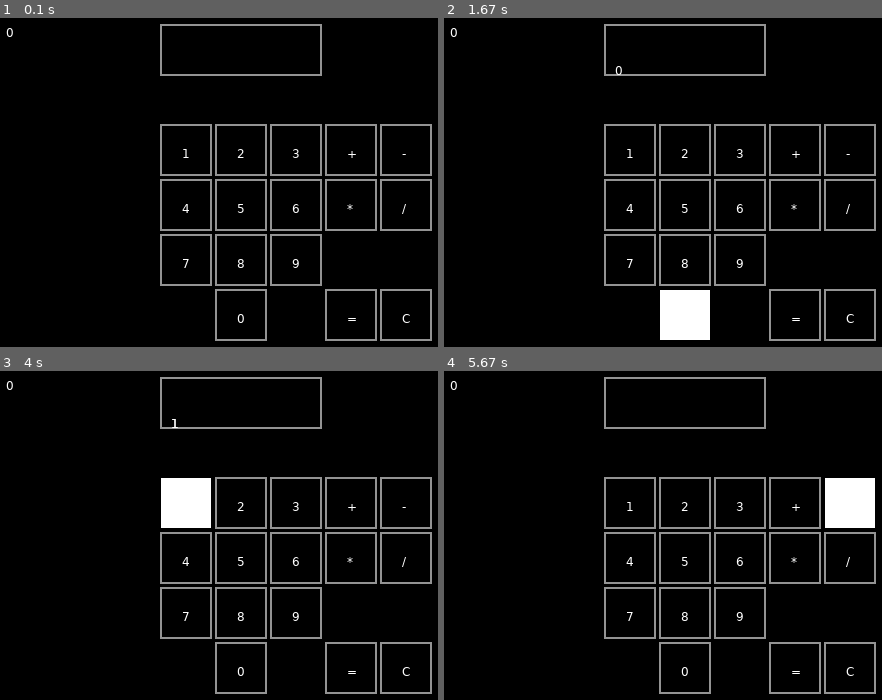
Above: before the commit, frames 1-4 (two rows, left to right).
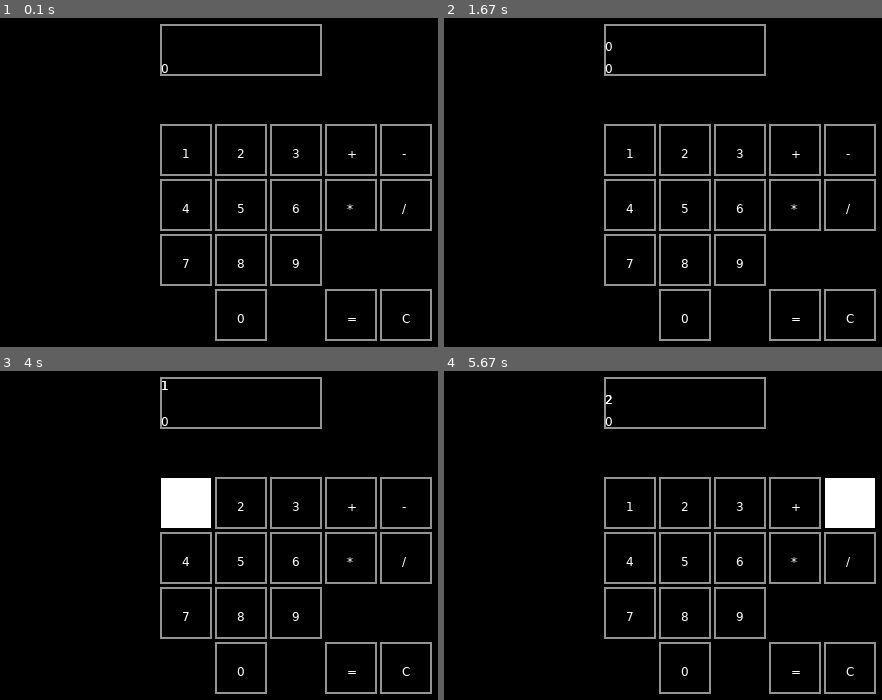
Above: after the commit, the same moments.

Repository: Oanium/Calculator
Game: LÖVE game, started from main.lua
Two runs of this game, one before a commit and one after it. Both use one fixed random seed, a clock stepped at 60 frames per second and the inputs below.
Inputs (mouse positions are in pixels of both pictures, inside the frame that each line leads up to):
- Up to frame 1 (0.1 s): no input
- Up to frame 2 (1.67 s): click "0" at 0.38 s; hold Up 0.67-1.13 s; click "*" at 1.22 s; click "0" at 1.55 s
- Up to frame 3 (4 s): click "=" at 1.88 s; click (240, 403) at 2.22 s; click "+" at 2.55 s; click (outside the picture) at 2.88 s; click "1" at 3.72 s
- Up to frame 4 (5.67 s): click "1" at 4.05 s; click "C" at 4.38 s; click "2" at 4.72 s; click "2" at 5.05 s; click "-" at 5.38 s

The runs differ from the first frame. In frame 1, less than 0.1% of the frame differs, in the area x 1-39%, y 3-17%; in frame 2, 2.0%, in the area x 1-61%, y 3-99%; in frame 3, less than 0.1%; in frame 4, less than 0.1%.

Commit message:
Complete program. Need to deco

Diff:
--- /dev/null
+++ b/conf.lua
@@ -0,0 +1,4 @@
+function love.conf(t)
+    t.window.title = "Cal-Cu-Lator"
+    t.window.icon = "Richard.png"
+end
--- a/main.lua
+++ b/main.lua
@@ -72,7 +72,7 @@
 
                 v.pressed = true
                 addToNumDisp = tostring(v.data)
-                if #numDisplayed < 15 then
+                if #numDisplayed <= 15 then
                     table.insert(numDisplayed, addToNumDisp)
                 end
             end
@@ -83,7 +83,6 @@
             y >= v.y and
             y <= v.y + v.height then
 
-
                 if v.data == '+' then
                     wuhOp = '+'
 
@@ -157,6 +156,10 @@
                                 numResult = num2 / num1
                             end
                         end
+
+                    for k in pairs(storeNumbers) do
+                        storeNumbers[k] = nil
+                    end
                     for k in pairs(numDisplayed) do
                         numDisplayed[k] = nil
                     end
@@ -201,14 +204,19 @@
         if v.pressed then
             if numDisplayed ~= nil then
                 for i,v in ipairs(numDisplayed) do
-                    love.graphics.print(v, dispBox.x + (i*10), dispBox.y + dispBox.height-12)
+                    love.graphics.print(v, dispBox.x + (i*10)-10, dispBox.y)
+                end
+            end
+            if storeNumbers ~= nil then
+                for i,v in ipairs(storeNumbers) do
+                    love.graphics.print(v, dispBox.x + (i*10)-10, dispBox.y+14)
                 end
             end
         end
     end
 
     if numResult ~= nil then
-        love.graphics.print(numResult, 100, 100)
+        love.graphics.print(numResult, dispBox.x, dispBox.y + dispBox.height-14)
     end
     for i,v in pairs(operators) do
         v:render()
Binary file added: Richard.png
